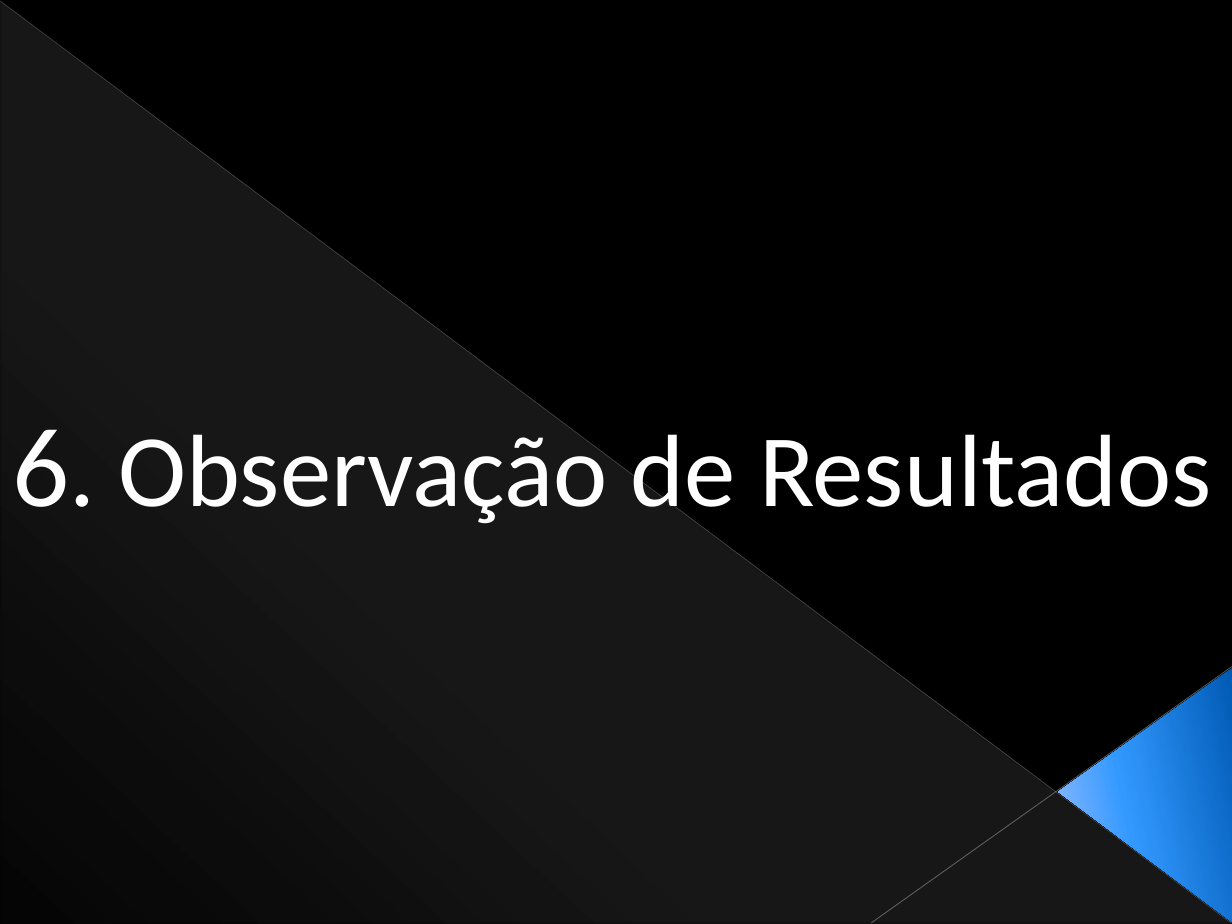
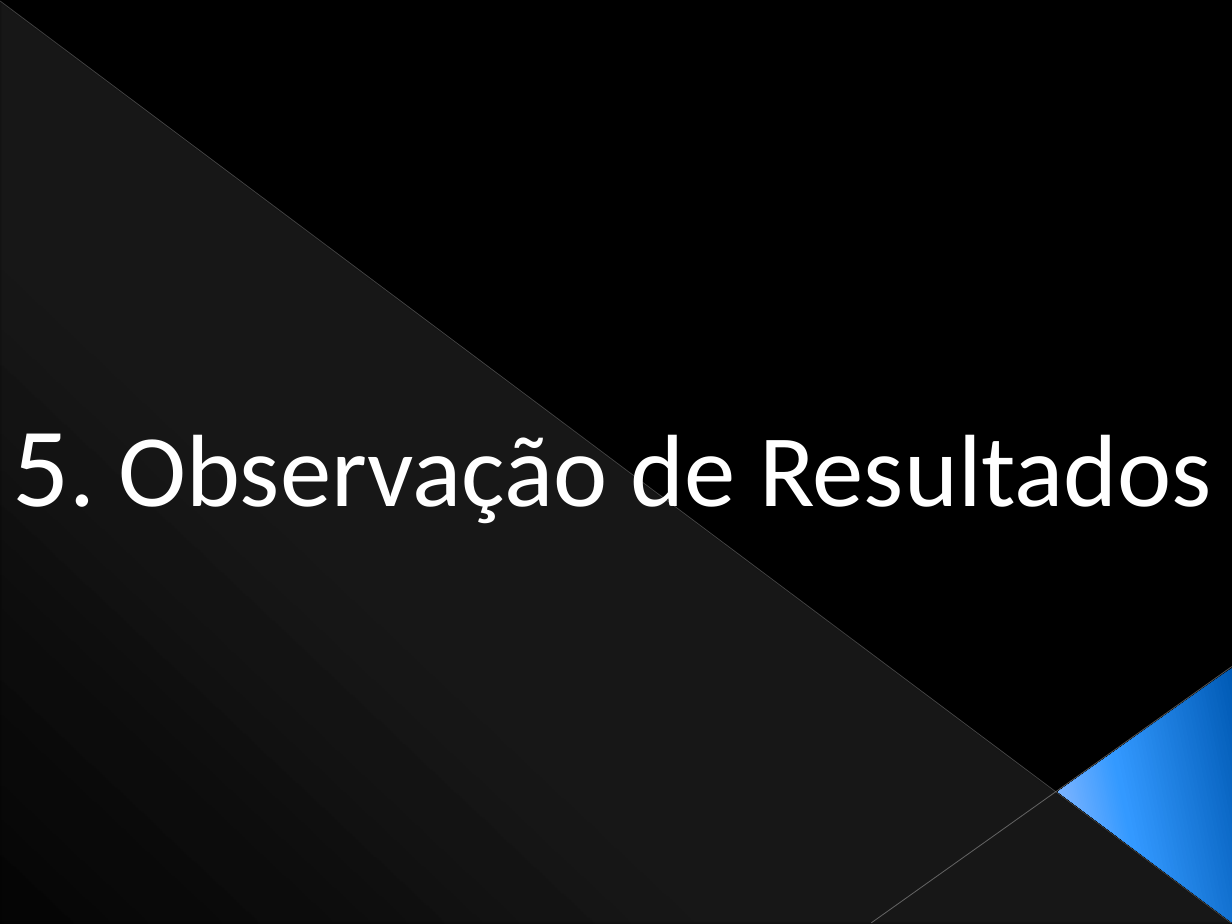
Before and after one commit to Netivski/projectoseminario, a slide deck: slide 28 of Apresentação Final/Presentation Sketch.pptx (slide 31 before the commit). Drawn at 1232x924 pixels with LibreOffice and Linux fonts; fonts in the diff are those of the drawing. Boxes give left, top, right and bottom in pixels: in the first picture for what was removed or moved away, otherwise in the second. Text is boxed around its words. In the diff, an @@ line names an element or a change of style, - is before the commit and + after.

```diff
--- a/Apresentação Final/Presentation Sketch.pptx
+++ b/Apresentação Final/Presentation Sketch.pptx
@@ text at box(12, 433, 1212, 530): text changed @@
-6. Observação de Resultados
+5. Observação de Resultados
```
Also in this commit, not shown: 27 other slides changed, 2 slides added, 7 slides removed.
